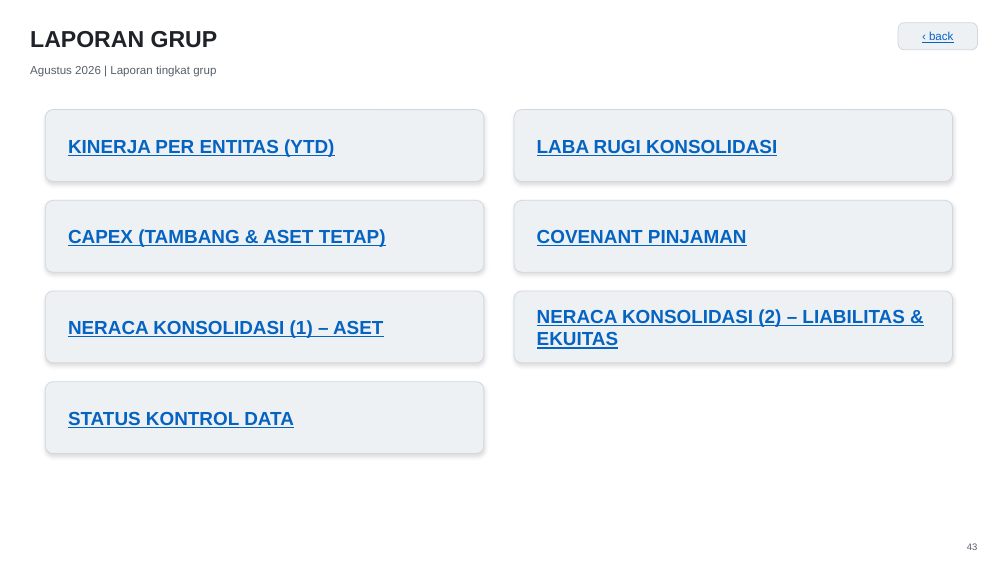
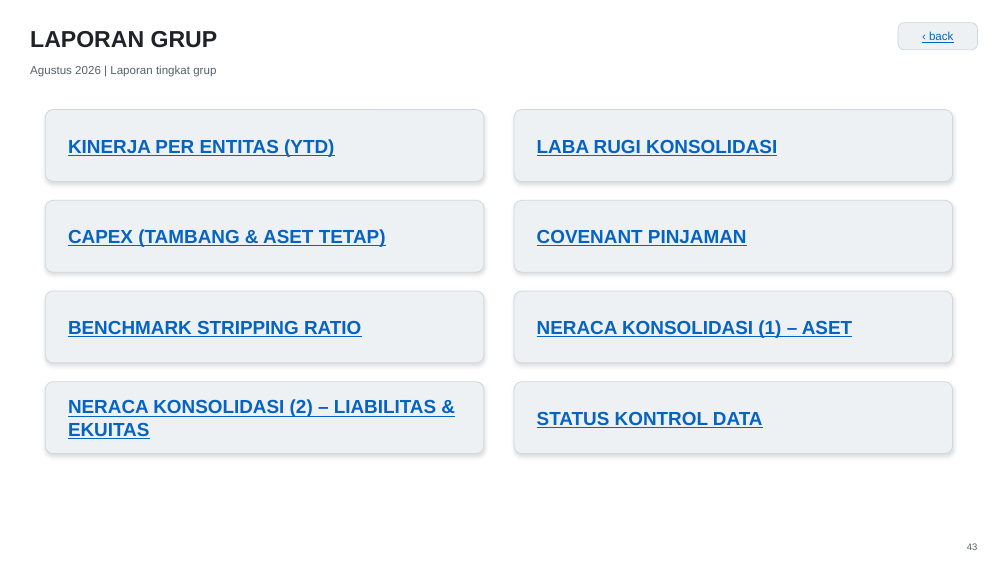
Before and after one commit to Riana-2106/Riana-NextGen-Builders-Final-Project, a slide deck: slide 43 of docs/fpa-global-energy-group/gel-group-management-report/GEL_Group_Management_Report.pptx. Drawn at 1008x567 pixels with LibreOffice and Linux fonts; fonts in the diff are those of the drawing. Boxes give left, top, right and bottom in pixels: in the first picture for what was removed or moved away, otherwise in the second. Text is boxed around its words. In the diff, an @@ line names an element or a change of style, - is before the commit and + after.

```diff
--- a/docs/fpa-global-energy-group/gel-group-management-report/GEL_Group_Management_Report.pptx
+++ b/docs/fpa-global-energy-group/gel-group-management-report/GEL_Group_Management_Report.pptx
@@ text at (x1=68, y1=320, x2=361, y2=337): text changed @@
-NERACA KONSOLIDASI (1) – ASET
+BENCHMARK STRIPPING RATIO
@@ text at (x1=537, y1=320, x2=852, y2=338): text changed @@
-NERACA KONSOLIDASI (2) – LIABILITAS & EKUITAS
+NERACA KONSOLIDASI (1) – ASET
@@ rounded rectangle added at (x1=514, y1=382, x2=953, y2=454), fill #EEF1F4, outline #D0D7DE 0.75 pt @@
@@ text at (x1=68, y1=399, x2=436, y2=439): text changed @@
-STATUS KONTROL DATA
+NERACA KONSOLIDASI (2) – LIABILITAS & EKUITAS
@@ text added at (x1=537, y1=411, x2=763, y2=428), 18 pt, text #0563C1, bold, underline @@
+STATUS KONTROL DATA
```
Also in this commit, not shown: 4 other slides changed, 1 slide added, 1 other file.
